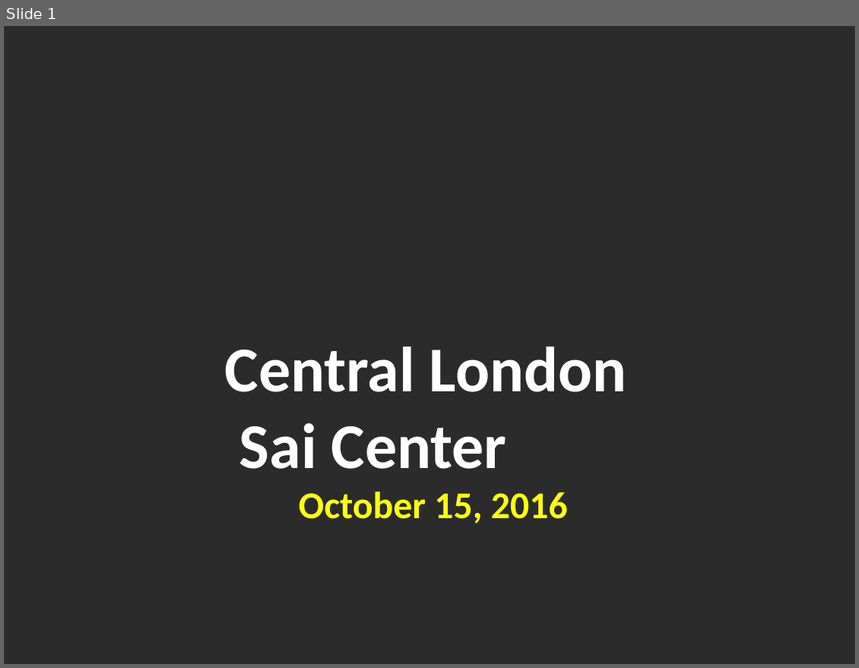
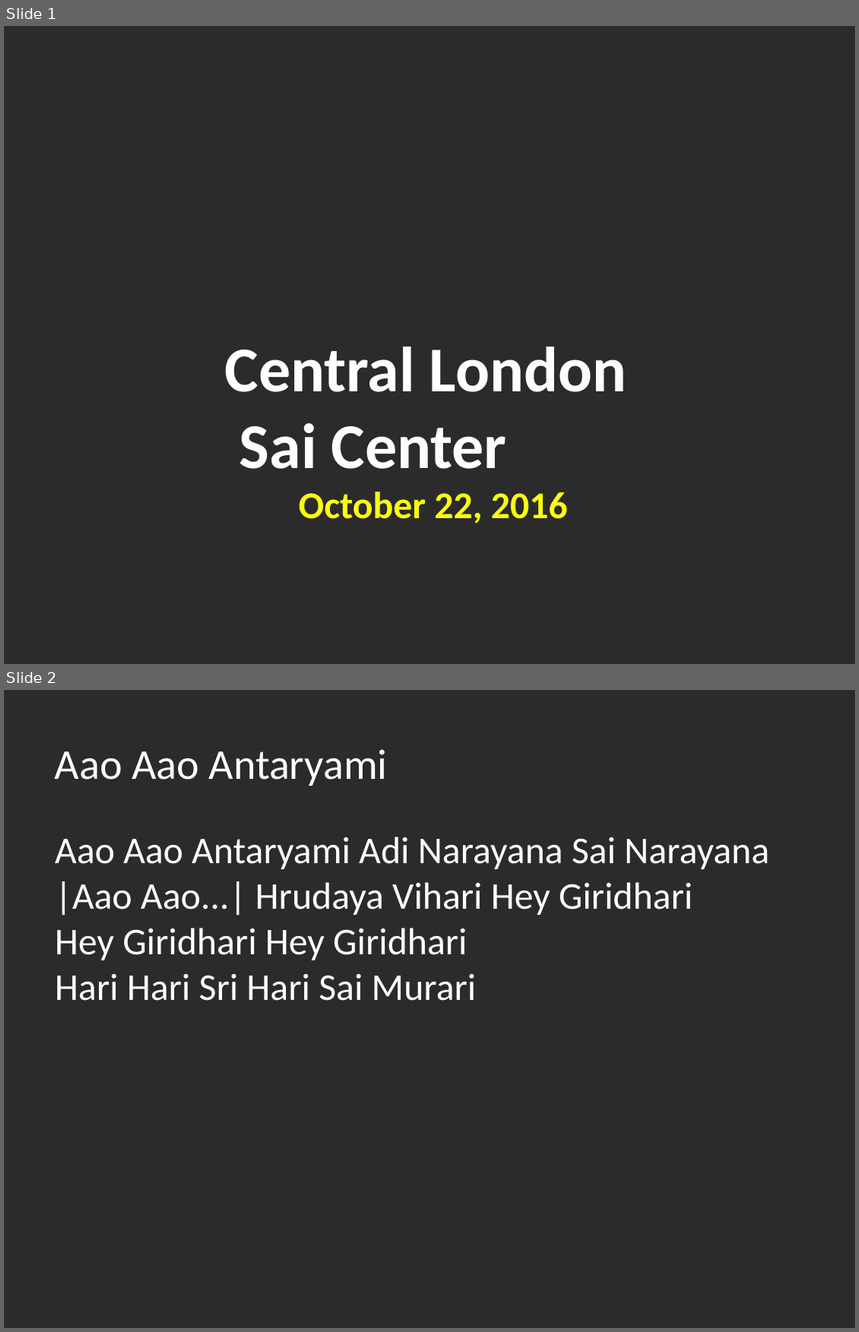
Before and after one commit to riteshreddyr/bhajanpresentationmaker, a slide deck: generated_ppts/bhajans.pptx. Shown one above the other, each under a label of ours: slide 1 before the commit, slides 1 and 2 after it. The pictures are 859x668 and 859x1332 pixels, drawn with LibreOffice and Linux fonts; fonts in the diff are those of the drawing; background and template pictures are left out; a plain dark background stands for a picture behind light text. Boxes give left, top, right and bottom in pixels: in the first picture for what was removed or moved away, otherwise in the second. Text is boxed around its words. In the diff, an @@ line names an element or a change of style, - is before the commit and + after.

```diff
--- a/generated_ppts/bhajans.pptx
+++ b/generated_ppts/bhajans.pptx
@@ slide 2 added at (4,690,855,1328), background picture (left out) @@
@@ text added at (55,749,388,786), 36 pt, text #FFFFFF @@
+Aao Aao Antaryami
@@ text added at (55,837,769,1001), 32 pt, text #FFFFFF @@
+Aao Aao Antaryami Adi Narayana Sai Narayana
+|Aao Aao...| Hrudaya Vihari Hey Giridhari
+Hey Giridhari Hey Giridhari
+Hari Hari Sri Hari Sai Murari
@@ slide 1 changed as well @@
@@ text at (225,347,626,524): text changed @@
-Central London
-Sai Center
-October 15, 2016
+Central London
+Sai Center
+October 22, 2016
```
Also in this commit, not shown: 3 slides removed, 2 other files.
